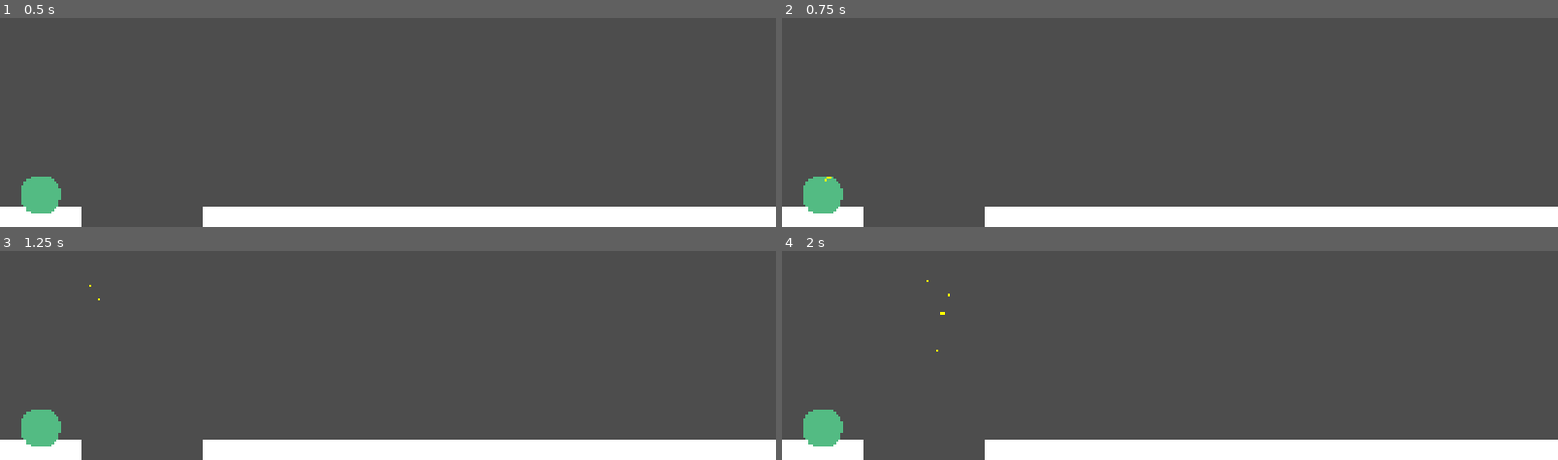
Above: before the commit, frames 1-4 (two rows, left to right).
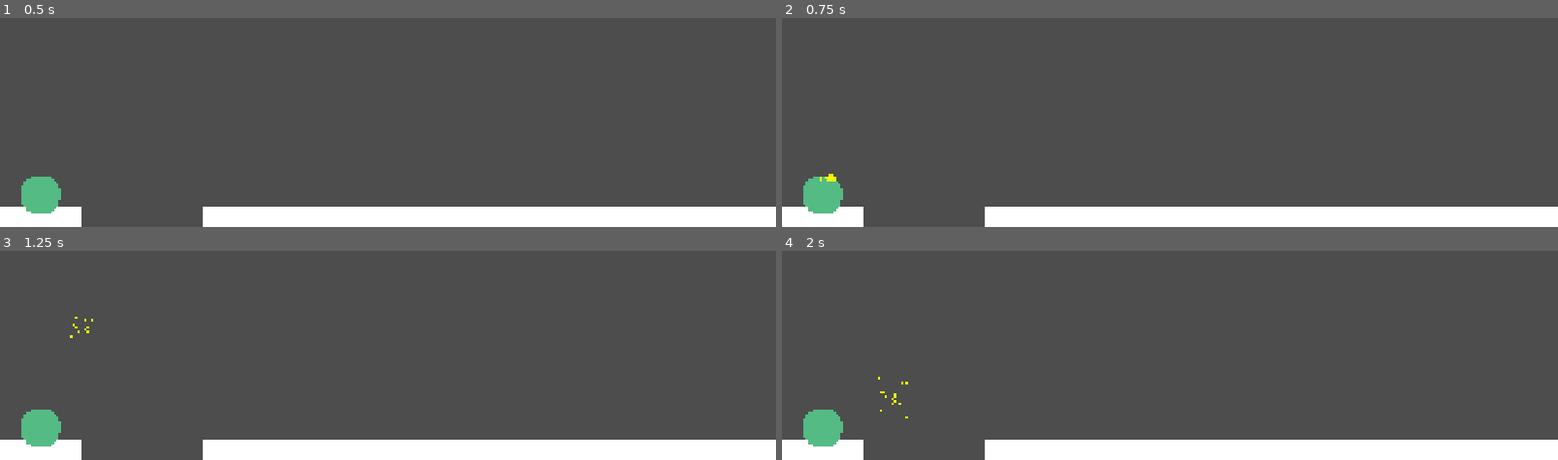
Above: after the commit, the same moments.

Repository: jt095/Particle-Miner
Game: Godot game, scene res://scenes/main.tscn
Two runs of this game, one before a commit and one after it. Both use one fixed random seed, a clock stepped at 60 frames per second and the inputs below.
Inputs (mouse positions are in pixels of both pictures, inside the frame that each line leads up to):
- Up to frame 1 (0.5 s): no input
- Up to frame 2 (0.75 s): tap Enter at 0.5 s; move the mouse to (820, 195) at 0.52 s; tap B at 0.6 s; click (820, 195) at 0.67 s
- Up to frame 3 (1.25 s): no input
- Up to frame 4 (2 s): move the mouse to (1014, 263) at 1.27 s; tap B at 1.35 s; click (1014, 263) at 1.42 s

Frame 1 is identical in both runs. In frame 2, less than 0.1% of the frame differs, in the area x 4-7%, y 74-79%; in frame 3, less than 0.1%; in frame 4, less than 0.1%, in the area x 12-22%, y 13-81%.

Commit message:
commit before trying area2D particles

Diff:
--- /dev/null
+++ b/pile.gd
@@ -0,0 +1,20 @@
+extends RigidBody2D
+
+@export var particles: Array[RigidBody2D] = []
+#var
+
+func add_particle(particle: RigidBody2D):
+	# first particle in pile
+	if len(particles) == 0:
+		for child in get_children():
+			if child is Polygon2D:
+				$Polygon2D.polygon = child.polygon
+				$Polygon2D.color = child.polygon.color
+			if child is CollisionPolygon2D:
+				$CollisionPolygon2D.polygon = child.polygon
+
+	# add to pile
+	#else:
+
+
+	particles.append(particle)
--- a/scenes/sand.tscn
+++ b/scenes/sand.tscn
@@ -1,17 +1,16 @@
-[gd_scene load_steps=4 format=3 uid="uid://ckrxlc37coneu"]
+[gd_scene load_steps=3 format=3 uid="uid://ckrxlc37coneu"]
 
 [ext_resource type="Script" uid="uid://b0l2gb57wtyw6" path="res://scripts/sand.gd" id="1_xjhim"]
 
 [sub_resource type="PhysicsMaterial" id="PhysicsMaterial_xjhim"]
-
-[sub_resource type="RectangleShape2D" id="RectangleShape2D_xjhim"]
-size = Vector2(4, 4)
+rough = true
+absorbent = true
 
 [node name="Sand" type="RigidBody2D"]
 physics_material_override = SubResource("PhysicsMaterial_xjhim")
+linear_damp = 0.9
 script = ExtResource("1_xjhim")
 
-[node name="CollisionShape2D" type="CollisionShape2D" parent="."]
-shape = SubResource("RectangleShape2D_xjhim")
+[node name="Polygon2D" type="Polygon2D" parent="."]
 
-[node name="Polygon2D" type="Polygon2D" parent="."]
+[node name="CollisionPolygon2D" type="CollisionPolygon2D" parent="."]
--- a/scripts/conveyor_belt.gd
+++ b/scripts/conveyor_belt.gd
@@ -3,9 +3,11 @@
 @export var width: float = 1
 @export var height: float = 1
 @export var direction: int = 1
+var friction = 1.0
 
 func _ready():
 	add_to_group("Conveyor")
+	self.friction = friction
 	# Create a collision shape for the block
 	$CollisionShape2D.shape = RectangleShape2D.new()
 	$CollisionShape2D.shape.extents = Vector2(width / 2, abs(height) / 2)  # Half-width and height extended from the middle
--- a/scripts/particle_spawner.gd
+++ b/scripts/particle_spawner.gd
@@ -4,10 +4,10 @@
 # Preload the grain scene (to save time)
 var sand_scene = preload("res://scenes/sand.tscn")
 
-@export var max_num_grains: int = 10
+@export var max_num_grains: int = 100
 @export var direction: Vector2 = Vector2(1,1)
-var min_force_strength: float = 5000.0  # The strength of the force
-var max_force_strength: float = 6000.0  # The strength of the force
+var min_force_strength: float = 500.0  # The strength of the force
+var max_force_strength: float = 600.0  # The strength of the force
 var min_angle: float = -80.0
 var max_angle: float = -70.0
 
--- a/scripts/sand.gd
+++ b/scripts/sand.gd
@@ -2,9 +2,11 @@
 
 var sand_size = 4 #area in pixels
 var on_conveyor = false
+var on_ground = false
 var move_force = 50
 var conveyor_direction: int = 1 # direction dictated by conveyor
 var viewport_rect: Rect2
+var snapped = false
 
 func _ready():
 	# Create the ground (visual representation)
@@ -12,12 +14,31 @@
 	viewport_rect = get_viewport_rect()
 	self.add_to_group("Sand")
 	self.gravity_scale = 1
-	self.physics_material_override.friction = 0.5
+	self.physics_material_override.friction = .75
 	self.physics_material_override.bounce = 0
 	self.lock_rotation = false
-	self.mass = .1
+	self.mass = 0.01
 	self.contact_monitor = true
 	self.max_contacts_reported = 4
+
+	#var pin_positions = [
+		#Vector2(-(sand_size/2), 0),
+		#Vector2(0, -(sand_size/2)),
+		#Vector2((sand_size/2), 0),
+		#Vector2(0, (sand_size/2))
+	#]
+
+	#var pin = PinJoint2D.new()
+	#add_child(pin)
+	#pin.position = pin_positions[i]
+	#pin.node_a = self.get_path()
+
+
+	#for i in range(0,1):
+		#var pin = PinJoint2D.new()
+		#add_child(pin)
+		#pin.position = pin_positions[i]
+		#pin.node_a = self.get_path()
 
 
 	var points = [
@@ -27,12 +48,11 @@
 		Vector2(sand_size/2, -(sand_size/2))
 	]
 	$Polygon2D.polygon = points
-	$Polygon2D.color = Color("YELLOW")  # white
+	$Polygon2D.color = Color("YELLOW", .9)  # white
+	$CollisionPolygon2D.polygon = points
 	# Create the collision shape
-	$CollisionShape2D.shape = RectangleShape2D.new()
-	$CollisionShape2D.shape.extents = Vector2(sand_size/2, sand_size/2)
 
-func _integrate_forces(_state) -> void:
+func _physics_process(_delta) -> void:
 	# This method is called every physics frame to apply custom physics forces
 	# Check if the object is offscreen by comparing its position with the visible rectangle
 	if not viewport_rect.has_point(global_position):
@@ -41,18 +61,51 @@
 	for collider in get_colliding_bodies():
 		if collider.is_in_group("Conveyor"):
 			on_conveyor = true
+			call_deferred("snap_to_grid", collider)
 			apply_push_force(collider.direction) # Apply force when touching StaticBody2D
 			conveyor_direction = collider.direction
-		elif collider.is_in_group("Sand") and collider.on_conveyor and linear_velocity.y <= 0.5:
+		elif collider.is_in_group("Sand") and collider.on_conveyor and linear_velocity.y <= 0.1:
 			on_conveyor = true
+			call_deferred("snap_to_grid", collider)
 			apply_push_force(collider.conveyor_direction)
+		elif collider.is_in_group("Sand") and collider.on_ground and linear_velocity.y <= 0.1:
+			on_ground = true
+			on_conveyor = false
+			call_deferred("snap_to_grid", collider)
 		elif collider.is_in_group("Ground"):
+			on_ground = true
 			on_conveyor = false
+			call_deferred("snap_to_grid", collider)
 			constant_force = Vector2(0, 0)
-		else:
+		# moving again
+		elif linear_velocity.y >= 3:
+			on_ground = false
 			on_conveyor = false
-			constant_force = Vector2(0, 0)
+			call_deferred("unsnap")
 
 func apply_push_force(direction: int):
 	# Apply a linear velocity
 	linear_velocity = Vector2(direction * move_force, linear_velocity.y)
+
+func snap_to_grid(collider: Node2D):
+	if not snapped:
+		var pos = global_position
+		pos.x = round(pos.x / sand_size) * sand_size
+		pos.y = round(pos.y / sand_size) * sand_size
+		global_position = pos
+		rotation = 0
+		lock_rotation = true
+		snapped = true
+
+func snap_together(collider: RigidBody2D):
+	var pin_joint = PinJoint2D.new()
+	add_child(pin_joint)
+	pin_joint.node_a = self.get_path()
+	pin_joint.node_b = collider.get_path()
+
+func unsnap():
+	for child in get_children():
+		if child is PinJoint2D:
+			child.queue_free()
+	lock_rotation = false
+	snapped = false
Not shown, added: pile.gd.uid
